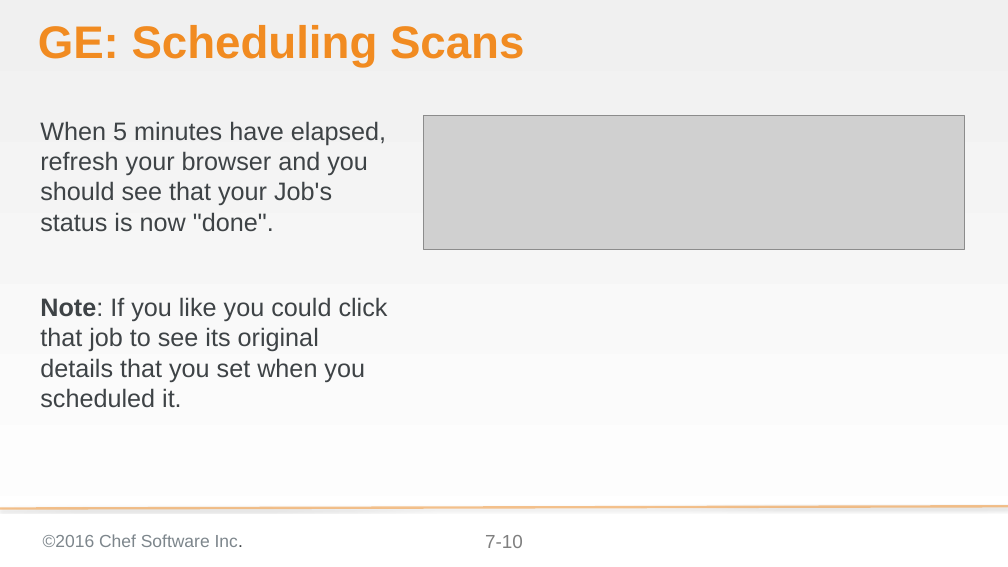
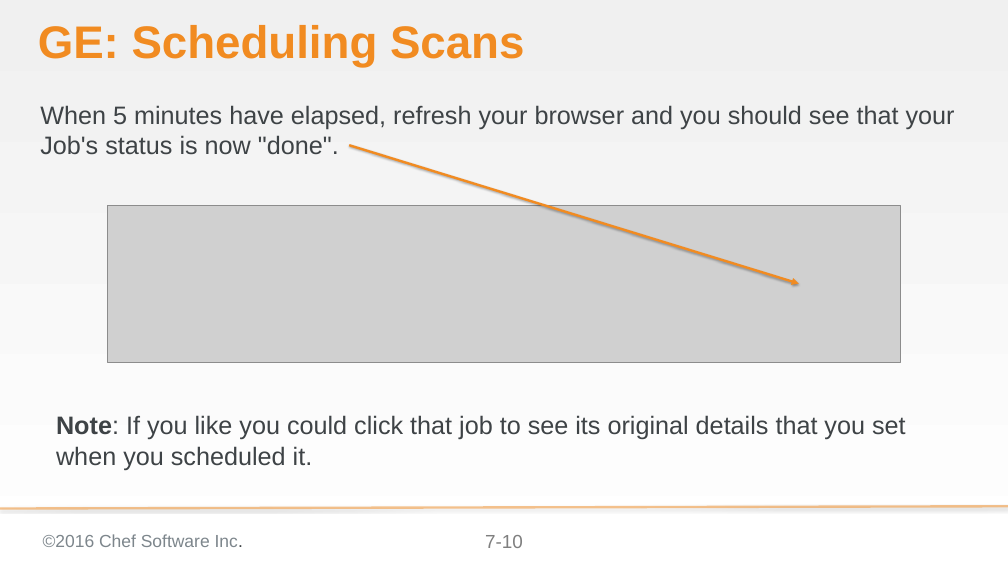
Before and after one commit to bchamby/chef-compliance-installation-configuration-operation, a slide deck: slide 10 of 07-scheduling-scans-reports.pptx. Drawn at 1008x567 pixels with LibreOffice and Linux fonts; fonts in the diff are those of the drawing; grey boxes stand for pictures; background and template pictures are left out. Boxes give left, top, right and bottom in pixels: in the first picture for what was removed or moved away, otherwise in the second. Text is boxed around its words. In the diff, an @@ line names an element or a change of style, - is before the commit and + after.

Commit message:
07-scheduling-scans-reports replaced a number of screnshots with more accurate screenshots

```diff
--- a/07-scheduling-scans-reports.pptx
+++ b/07-scheduling-scans-reports.pptx
@@ text "When 5 minutes have elapsed, ...": place and size @@
-text "When 5 minutes have elapsed, ..." at <box>40,121,388,408</box>
+text "When 5 minutes have elapsed, ..." at <box>40,105,955,155</box>
@@ picture removed at <box>423,115,964,249</box> @@
@@ arrow added from (349, 145) to (799, 283), #F18B21 3 pt @@
@@ picture added at <box>108,205,900,362</box> @@
@@ text at <box>40,297,388,408</box>: paragraph removed @@
-Note: If you like you could click that job to see its original details that you set when you scheduled it.
@@ text added at <box>56,415,906,470</box>, 32 pt, text #3E4346 @@
+Note: If you like you could click that job to see its original details that you set when you scheduled it.
```
Also in this commit, not shown: 4 other slides changed.
